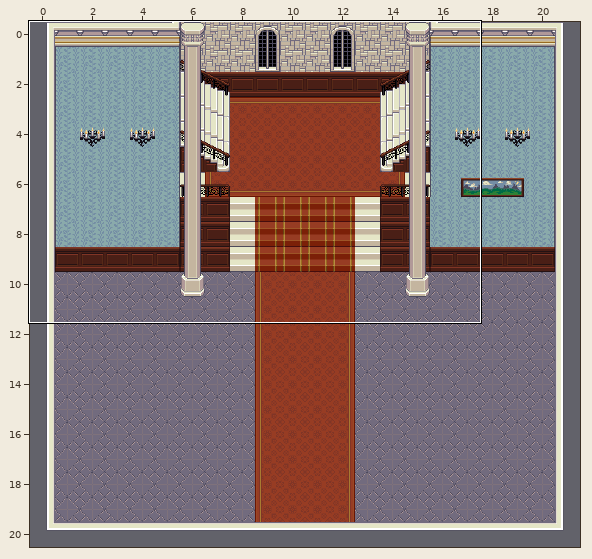
An edit to a level. Tiled map (JSON), Game/assets/map/dance_hall.json. The first picture is a wide view before the edit; the outline marks the close-up.
Close-up. Before the edit:
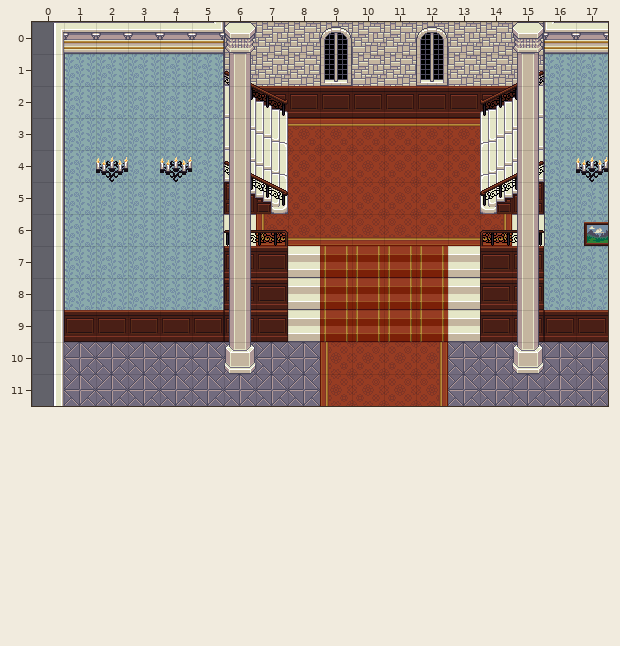
Cells are 32x32 px. Shown: x 0..17, y 0..11. The commit also changed other parts of the map, which this record leaves out. The commit also replaced the tileset; all pictures use the new one.
The same view after the edit:
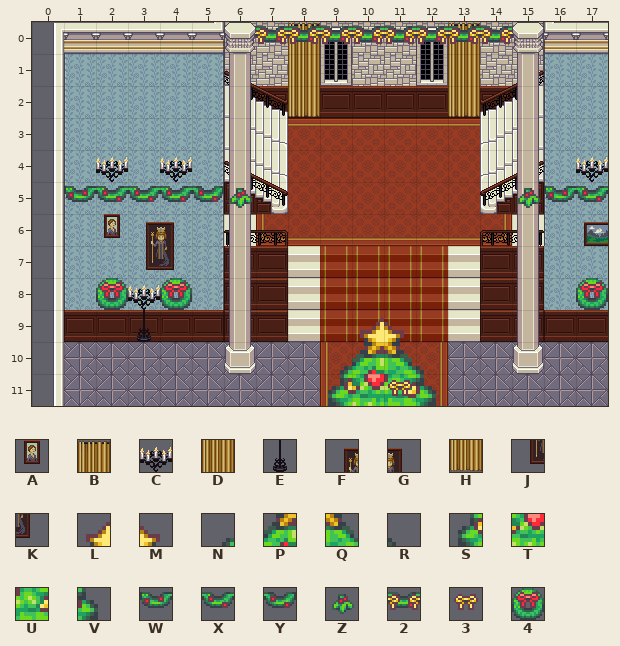
Key: from "castle": A 102, B 112, C 114, D 120, E 122, F 126, G 127, H 128, J 134, K 135; from "christmastiles_1x2": L 2, M 3, N 11, P 12, Q 13, R 14, S 21, T 22, U 23, V 24; from "christmastiles_more_1": W 0, X 1, Y 2, Z 3, 2 5, 3 7, 4 9.
_ is an empty cell.
Tiles of an added or newly shown layer are drawn over the layers below it.
Diff:
Layer "under":
Tile 4 is added in row 8 at x 2, 4 and 17.
Tile A is added in row 6 at x 2.
Tile F is added in row 6 at x 3.
Tile G is added in row 6 at x 4.
Tile J is added in row 7 at x 3.
Tile K is added in row 7 at x 4.
Layer "same" (added):
Tile B is added in row 0 at x 8 and 13.
Tile D is added in row 1 at x 8 and 13.
Tile H is added in row 2 at x 8 and 13.
Layer "collidables_same" (added):
Tile C is added in row 8 at x 3.
Tile E is added in row 9 at x 3.
Layer "above":
Tile 2 is added in row 0 at x 7 to 14.
Tile L is added in row 9 at x 10.
Tile M is added in row 9 at x 11.
Tile N is added in row 10 at x 9.
Tile P is added in row 10 at x 10.
Tile Q is added in row 10 at x 11.
Tile R is added in row 10 at x 12.
Tile S is added in row 11 at x 9.
Tile T is added in row 11 at x 10.
Tile U is added in row 11 at x 11.
Tile V is added in row 11 at x 12.
Tile W is added in row 5 at x 1 and 16.
Tile X is added in row 5 at x 2 to 4 and 17.
Tile Y is added in row 5 at x 5.
Layer "above2":
Tile 3 is added in row 11 at x 11.
Layer "above3" (added):
Tile Z is added in row 5 at x 6 and 15.
